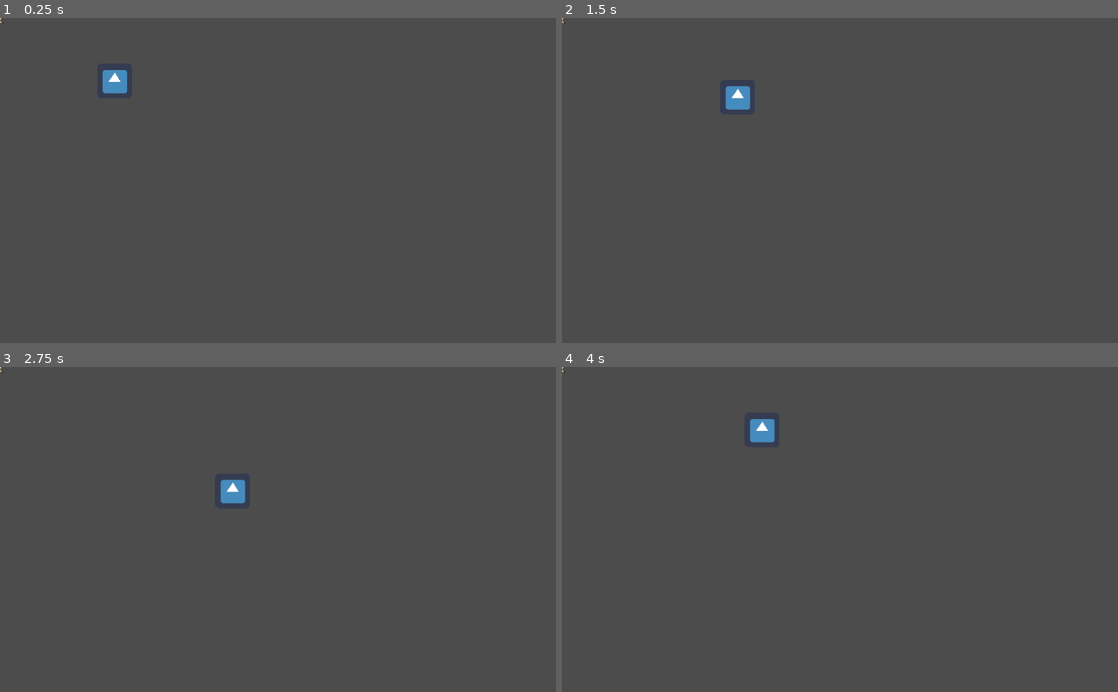
Above: before the commit, frames 1-4 (two rows, left to right).
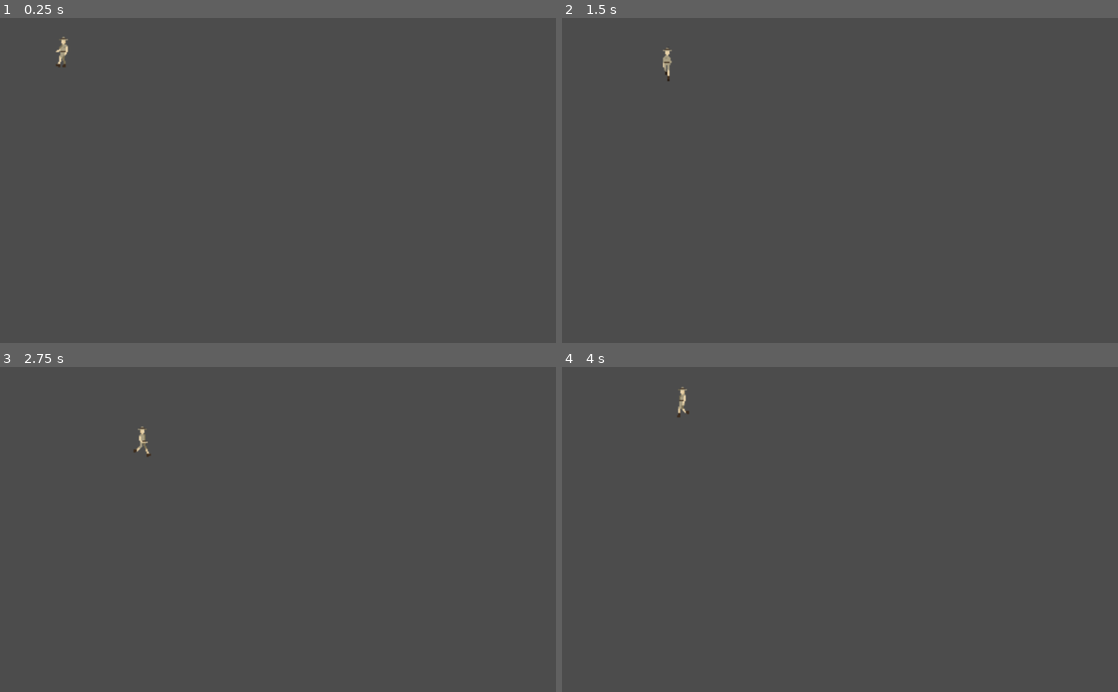
Above: after the commit, the same moments.

Repository: mirogon/Archaeology
Game: Godot game, scene res://Scenes/Main.tscn
The game is run twice, just before and just after one commit, with the same random seed, the same clock (stepped at 60 frames per second) and the same inputs. The engine's default icon, where the game draws it, is replaced by a stand-in: a white triangle on a blue panel in a dark square.
Inputs:
- Up to frame 1 (0.25 s): no input
- Up to frame 2 (1.5 s): hold Right (ui_right) 0.53-1.28 s; hold Down (ui_down) from 1.28 s (still down)
- Up to frame 3 (2.75 s): release Down (ui_down) at 2.03 s; hold Right (ui_right) from 2.03 s (still down)
- Up to frame 4 (4 s): release Right (ui_right) at 2.78 s; hold Up (ui_up) 2.78-3.53 s; hold Left (ui_left) from 3.53 s (still down)

The runs differ from the first frame. In frame 1, 0.4% of the frame differs, in the area x 0-23%, y 0-24%; in frame 2, 0.4%; in frame 3, 0.4%; in frame 4, 0.4%.

Commit message:
AnimatedSprite movement

Diff:
--- a/Scenes/Main.tscn
+++ b/Scenes/Main.tscn
@@ -1,11 +1,7 @@
-[gd_scene load_steps=24 format=2]
+[gd_scene load_steps=22 format=2]
 
-[ext_resource path="res://icon.png" type="Texture" id=1]
-[ext_resource path="res://Scenes/Sprite.gd" type="Script" id=2]
+[ext_resource path="res://Scripts/Sprite.gd" type="Script" id=1]
 [ext_resource path="res://Asstes/Character/Walk_Cycle.png" type="Texture" id=3]
-
-[sub_resource type="RectangleShape2D" id=1]
-extents = Vector2( 32, 32 )
 
 [sub_resource type="AtlasTexture" id=2]
 flags = 4
@@ -122,19 +118,11 @@
 
 [node name="Main" type="Node2D"]
 
-[node name="Sprite" type="Sprite" parent="."]
-position = Vector2( 211, 116 )
-texture = ExtResource( 1 )
-script = ExtResource( 2 )
-movementSpeed = 150
-
-[node name="Area2D" type="Area2D" parent="Sprite"]
-
-[node name="CollisionShape2D" type="CollisionShape2D" parent="Sprite/Area2D"]
-shape = SubResource( 1 )
-
 [node name="AnimatedSprite" type="AnimatedSprite" parent="."]
+position = Vector2( 117, 65 )
+scale = Vector2( 2, 2 )
 frames = SubResource( 20 )
 animation = "Walk_Left"
-frame = 2
+frame = 1
 playing = true
+script = ExtResource( 1 )
--- a/Scenes/Sprite.gd
+++ b/Scripts/Sprite.gd
@@ -1,4 +1,4 @@
-extends Sprite
+extends AnimatedSprite
 
 export var movementSpeed = 100
 
@@ -10,12 +10,16 @@
 	var moveDir = Vector2(0,0)
 	if(Input.is_action_pressed("ui_down")):
 		moveDir += Vector2(0,1)
+		animation = "Walk_Down"
 	if(Input.is_action_pressed("ui_up")):
 		moveDir += Vector2(0,-1)
+		animation = "Walk_Up"
 	if(Input.is_action_pressed("ui_left")):
 		moveDir += Vector2(-1, 0)
+		animation = "Walk_Left"
 	if(Input.is_action_pressed("ui_right")):
 		moveDir += Vector2(1, 0)
+		animation = "Walk_Right"
 	return moveDir
 
 # Called every frame. 'delta' is the elapsed time since the previous frame.
